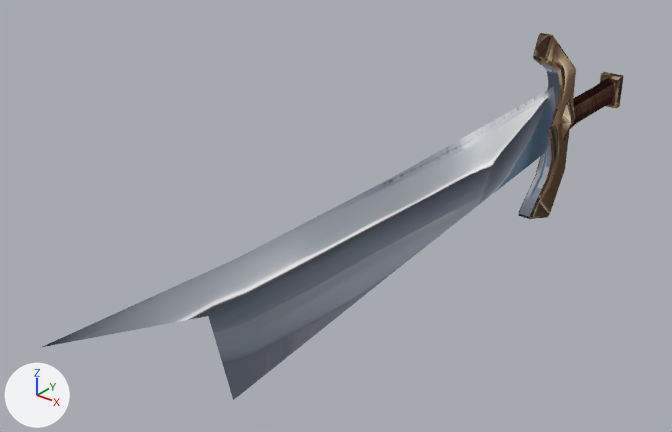
Renders of the Blender file assets-work/Items/requests/2026-09-24-0-1-rebuild-short-sword-clean/delivery/0-1/source.blend from each side of a commit.
Camera for both pictures: a 50 mm camera at (58.7, -137.0, 50.6) aimed at (-8.5, -53.0, -1.5). Lighting does not change. The marker at lower left points along +X, +Y and +Z. The older version comes first.

Names of what the first picture shows: 'Short_Sword_Retopology'.
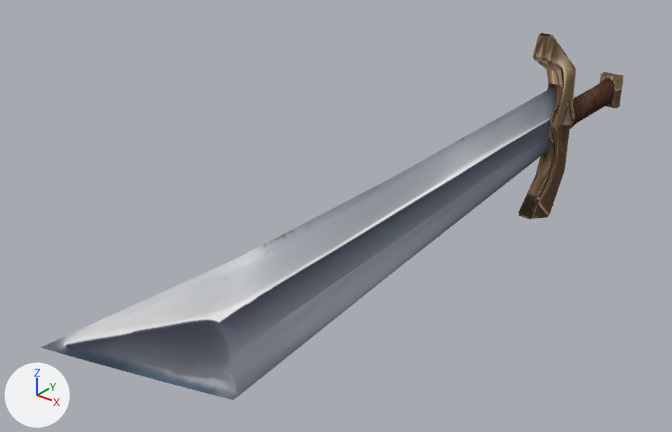
Pixel boxes [x1, y1, x2, y2] of what changed, in the pictures (672 x 432 px; the box of a moved part takes in the faces that stretch with it):
'Short_Sword_Retopology', reshaped: before [43, 33, 624, 400]; after [40, 33, 624, 400]
part 1 of me_blade_closed, moved or reshaped: before [43, 258, 251, 400]; after [40, 258, 251, 400]
part 2 of me_blade_closed, surface changed: [43, 33, 624, 400] in both

The change, as a list of edits to the scene's bpy script:
```text
Change me_blade_closed:
    where me_blade_closed.from_pydata(...)  # 200 vertices, 380 faces; spans x -1.8..2.3, y -102.2..12.6, z -15.0..15.8
    used by ob_short_sword_retopology; location = (0.0, 0.0, 0.0)
    me_blade_closed part 1
    me_blade_closed.vertices[1].co: (0.0, -83.7, 1.7) -> (0.3, -99.3, 5.4)  # pixel (208, 316) -> pixel (74, 357)
    me_blade_closed.vertices[2].co: (0.0, -83.7, 1.7) -> (0.5, -91.6, -1.1)  # pixel (208, 316) -> pixel (152, 379)
    me_blade_closed.vertices[3].co: (0.0, -83.7, 1.7) -> (0.2, -83.2, -8.1)  # pixel (208, 316) -> pixel (218, 396)
    me_blade_closed.vertices[5].co: (0.0, -83.7, 1.7) -> (-0.3, -83.2, -8.1)  # pixel (208, 316) -> pixel (215, 394)
    me_blade_closed.vertices[6].co: (-0.1, -83.7, 1.7) -> (-0.5, -91.6, -1.1)  # pixel (208, 315) -> not seen
    me_blade_closed.vertices[7].co: (0.0, -83.7, 1.7) -> (-0.3, -99.3, 5.4)  # pixel (208, 316) -> pixel (70, 355)
    me_blade_closed part 2: 196 kept faces spanning x -1.8..2.3, y -102.2..12.6, z -12.9..15.8 get new texture (UV) coordinates
```
